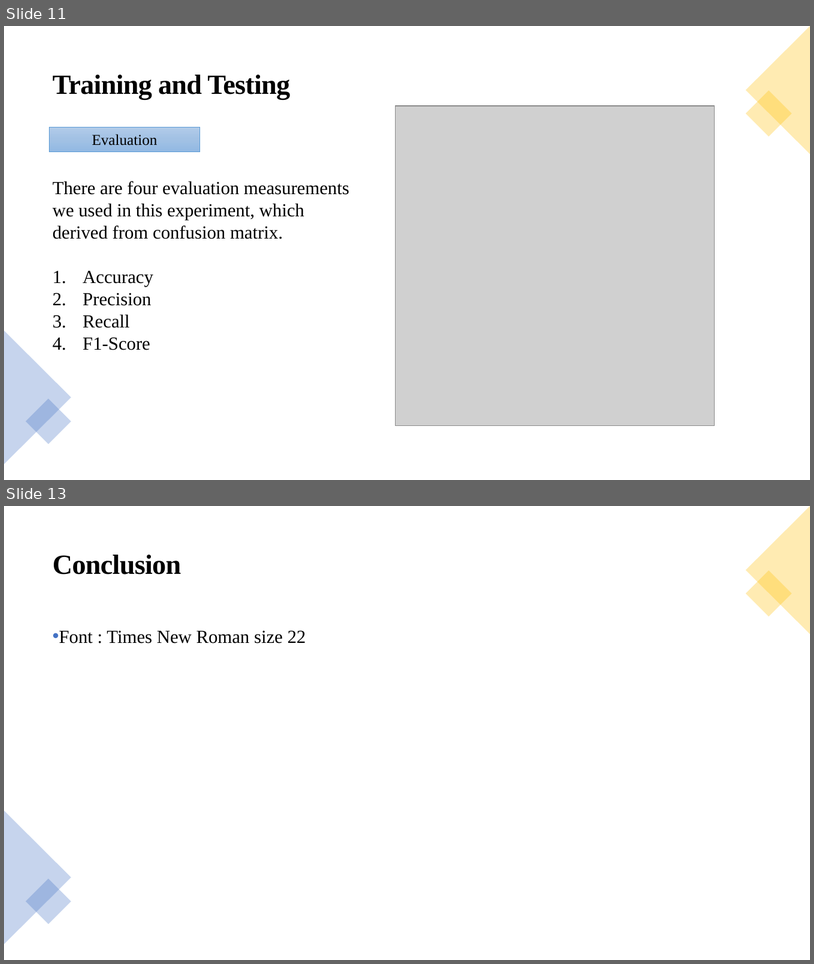
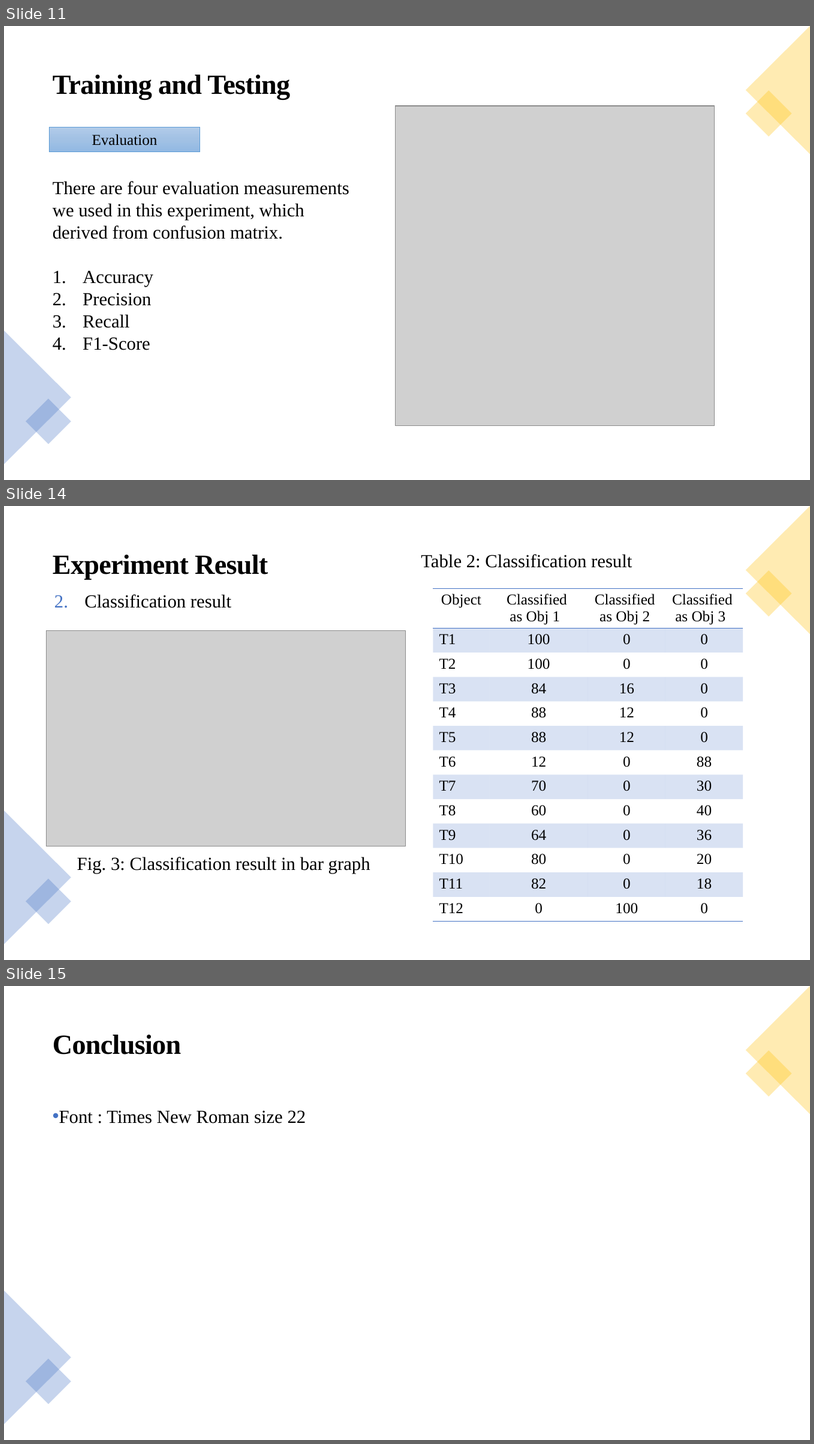
Before and after one commit to paweenp/Classification-of-time-signals-by-CNN-using-STFT, a slide deck: Presentation/Classification-of-time-signals-by-CNN-using-STFT-Paween.pptx. Shown one above the other, each under a label of ours: slides 11 and 13 before the commit, slides 11, 14 and 15 after it; the slides between them are not shown. The pictures are 814x964 and 814x1444 pixels, drawn with LibreOffice and Linux fonts; fonts in the diff are those of the drawing; grey boxes stand for pictures. Boxes give left, top, right and bottom in pixels: in the first picture for what was removed or moved away, otherwise in the second. Text is boxed around its words. In the diff, an @@ line names an element or a change of style, - is before the commit and + after.

```diff
--- a/Presentation/Classification-of-time-signals-by-CNN-using-STFT-Paween.pptx
+++ b/Presentation/Classification-of-time-signals-by-CNN-using-STFT-Paween.pptx
@@ slide 14 added at box(4, 506, 810, 960), background #FFFFFF @@
@@ triangle added at box(746, 506, 810, 634), fill #FFC000 at 30% opacity @@
@@ text added at box(53, 555, 268, 579), 33 pt, text #000000, bold @@
+Experiment Result
@@ text added at box(421, 554, 632, 568), 22 pt, text #000000 @@
+Table 2: Classification result
@@ rectangle added at box(746, 571, 792, 617), fill #FFC000 at 30% opacity @@
@@ text added at box(84, 594, 231, 608), 22 pt, text #000000 @@
+2. Classification result
@@ table added at box(434, 588, 743, 924), 13 rows, 4 columns @@
+Object | Classified / as Obj 1 | Classified / as Obj 2 | Classified / as Obj 3
+T1 | 100 | 0 | 0
+T2 | 100 | 0 | 0
+T3 | 84 | 16 | 0
+T4 | 88 | 12 | 0
+T5 | 88 | 12 | 0
+T6 | 12 | 0 | 88
+T7 | 70 | 0 | 30
+T8 | 60 | 0 | 40
+T9 | 64 | 0 | 36
+T10 | 80 | 0 | 20
+T11 | 82 | 0 | 18
+T12 | 0 | 100 | 0
@@ picture added at box(47, 631, 405, 847) @@
@@ triangle added at box(4, 810, 71, 944), fill #4472C4 at 30% opacity @@
@@ text added at box(77, 856, 371, 873), 22 pt, text #000000 @@
+Fig. 3: Classification result in bar graph
@@ rectangle added at box(26, 878, 71, 924), fill #4472C4 at 30% opacity @@
@@ what was slide 13 is now slide 15 @@
```
Also in this commit, not shown: 1 slide changed, 2 other slides added, 1 slide removed.
